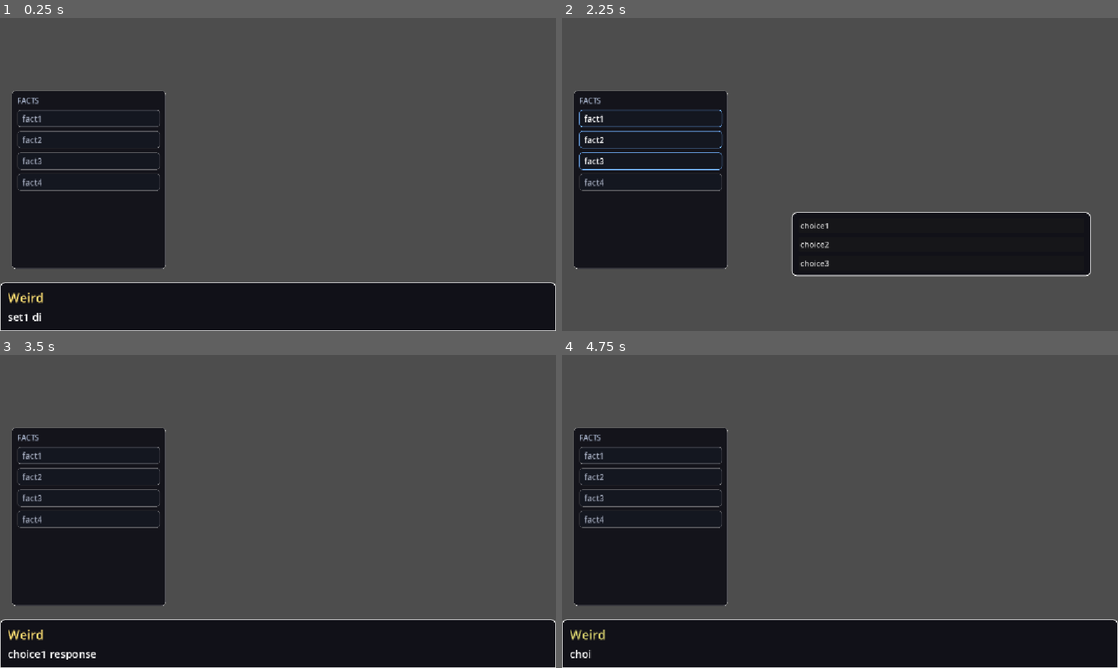
Above: before the commit, frames 1-4 (two rows, left to right).
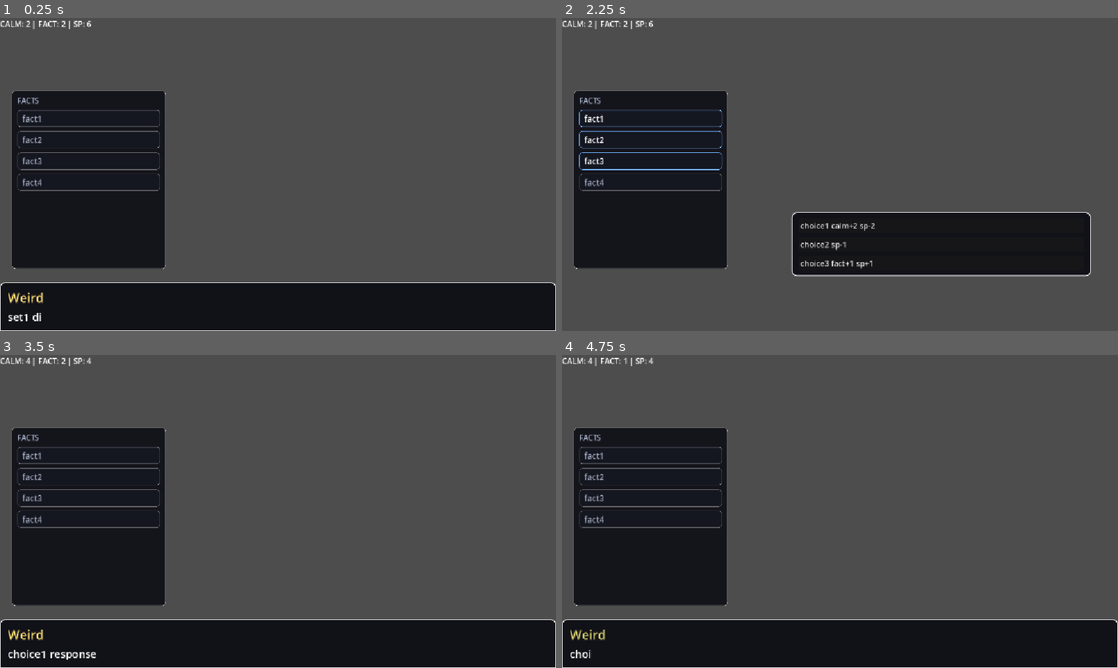
Above: after the commit, the same moments.

Repository: Blulow/octavuss_office
Game: Godot game, scene res://scenes/dialogue_scene_facts.tscn
The game is run twice, just before and just after one commit, with the same random seed, the same clock (stepped at 60 frames per second) and the same inputs. This scene is started directly instead of the project's main scene.
Inputs (mouse positions are in pixels of both pictures, inside the frame that each line leads up to):
- Up to frame 1 (0.25 s): no input
- Up to frame 2 (2.25 s): tap Enter (ui_accept) at 0.5, 0.77, 2 s; move the mouse to (962, 158) at 0.52 s; hold E (interact) 0.53-1.25 s; click (962, 158) at 0.67 s; drag from (728, 190) to (812, 237) at 1.27 s; move the mouse to (895, 105) at 2.02 s; hold E (interact) from 2.03 s (still down); click (895, 105) at 2.17 s
- Up to frame 3 (3.5 s): release E (interact) at 2.75 s; click (378, 561) at 2.75 s, where only the run before the commit has a clickable "choice1"
- Up to frame 4 (4.75 s): tap Enter (ui_accept) at 3.5, 4.25, 4.52 s; drag from (812, 574) to (673, 464) at 3.52 s; move the mouse to (1006, 558) at 4.27 s; hold E (interact) from 4.28 s (still down); click (1006, 558) at 4.42 s

The runs differ from the first frame. In frame 1, 0.2% of the frame differs, in the area x 0-17%, y 0-4%; in frame 2, 0.4%, in the area x 0-57%, y 0-81%; in frame 3, 0.2%; in frame 4, 0.2%.

Commit message:
add: stats change on response

Diff:
--- a/assets/dialog/session1.json
+++ b/assets/dialog/session1.json
@@ -30,57 +30,91 @@
 			{
 				"choices": [
 					{
-						"text": "choice1",
+						"text": "choice1 calm+2 sp-2",
 						"response": {
 							"speaker": "N1",
 							"name": "Weird",
-							"text": "choice1 response"
+							"text": "choice1 response",
+							"effects": {
+								"calm": "+2",
+								"sp": "-2"
+							}
 						}
 					},
 					{
-						"text": "choice2",
+						"text": "choice2 sp-1",
+						"response": {
+							"speaker": "N1",
+							"name": "Weird",
+							"text": "choice2 response",
+							"effects": {
+								"sp": "-1"
+							}
+						},
 						"if": "factcheck",
 						"facts": [
 							{
 								"fact": "fact1",
-								"text": "choice2 with fact1",
+								"text": "choice2 with fact1 calm-1",
 								"response": {
 									"speaker": "N1",
 									"name": "Weird",
-									"text": "choice2 fact1 response"
+									"text": "choice2 fact1 response",
+									"effects": {
+										"calm": "-1"
+									}
 								},
 							},
 							{
 								"fact": "fact2",
-								"text": "choice2 with fact2",
+								"text": "choice2 with fact2 calm+2",
 								"response": {
 									"speaker": "N1",
-									"name": "choice2 fact2 response",
-									"text": "e5"
+									"name": "Weird",
+									"text": "choice2 fact2 response",
+									"effects": {
+										"calm": "+2"
+									}
 								}
 							}
 						]
 					},
 					{
-						"text": "choice3",
+						"text": "choice3 fact+1 sp+1",
+						"response": {
+							"speaker": "N1",
+							"name": "Weird",
+							"text": "choice3 response",
+							"effects": {
+								"fact": "+1",
+								"sp": "+1"
+							}
+						},
 						"if": "factcheck",
 						"facts": [
 							{
 								"fact": "fact1",
-								"text": "choice3 with fact1",
+								"text": "choice3 with fact1 fact+2",
 								"response": {
 									"speaker": "N1",
 									"name": "Weird",
-									"text": "choice3 fact1 response"
+									"text": "choice3 fact1 response",
+									"effects": {
+										"fact": "+2"
+									}
 								},
 							},
 							{
 								"fact": "fact3",
-								"text": "choice3 with fact3",
+								"text": "choice3 with fact3 fact-1 sp+1",
 								"response": {
 									"speaker": "N1",
 									"name": "Weird",
-									"text": "choice3 fact3 response"
+									"text": "choice3 fact3 response",
+									"effects": {
+										"fact": "-1",
+										"sp": "+1"
+									}
 								}
 							}
 						]
@@ -97,33 +131,54 @@
 			{
 				"choices": [
 					{
-						"text": "choice1",
+						"text": "choice1 fact-1",
 						"response": {
 							"speaker": "N1",
 							"name": "Weird",
-							"text": "choice1 response"
+							"text": "choice1 response",
+							"effects": {
+								"fact": "-1"
+							}
 						}
 					},
 					{
-						"text": "choice2",
+						"text": "choice2 calm-2 fact+1 sp+1",
+						"response": {
+							"speaker": "N1",
+							"name": "Weird",
+							"text": "choice2 response",
+							"effects": {
+								"calm": "-2",
+								"fact": "+1",
+								"sp": "+1"
+							}
+						},
 						"if": "factcheck",
 						"facts": [
 							{
 								"fact": "fact3",
-								"text": "choice2 fact3",
+								"text": "choice2 fact3 sp-1",
 								"response": {
 									"speaker": "N1",
 									"name": "Weird",
-									"text": "choice2 fact3 response"
+									"text": "choice2 fact3 response",
+									"effects": {
+										"sp": "-1"
+									}
 								},
 							},
 							{
 								"fact": "fact4",
-								"text": "choice2 fact4",
+								"text": "choice2 fact4 calm+1 fact-1 sp-2",
 								"response": {
 									"speaker": "N1",
 									"name": "Weird",
-									"text": "choice2 fact4 response"
+									"text": "choice2 fact4 response",
+									"effects": {
+										"calm": "+1",
+										"fact": "-1",
+										"sp": "-2"
+									}
 								}
 							}
 						]
--- a/scenes/dialogue_scene_facts.tscn
+++ b/scenes/dialogue_scene_facts.tscn
@@ -53,3 +53,8 @@
 [node name="List" type="VBoxContainer" parent="FactsBox/VBox" unique_id=726815804]
 layout_mode = 2
 theme_override_constants/separation = 8
+
+[node name="StatsLabel" type="Label" parent="." unique_id=1943265462]
+offset_right = 40.0
+offset_bottom = 23.0
+text = "CALM: 2 | FACT: 2 | SP: 6"
--- a/scripts/Player/playerData.gd
+++ b/scripts/Player/playerData.gd
@@ -1,6 +1,5 @@
 # player_data.gd
 extends Node
-class_name Stats
 
 signal money_changed(new_amount: int)
 signal fact_added(new_fact: fact)
--- a/scripts/dialogue_scene.gd
+++ b/scripts/dialogue_scene.gd
@@ -93,3 +93,12 @@
 
 func _show_message(msg: Dictionary) -> void:
 	box.show_line(msg, _vars)
+
+	if not msg.has("effects"): return
+
+	var effects: Dictionary = msg.get("effects")
+	PlayerData.stats.calm += effects.get("calm", "0").to_int()
+	PlayerData.stats.fact += effects.get("fact", "0").to_int()
+	PlayerData.stats.sp += effects.get("sp", "0").to_int()
+
+	$StatsLabel.text = "CALM: %d | FACT: %d | SP: %d" % [PlayerData.stats.calm, PlayerData.stats.fact, PlayerData.stats.sp]
--- a/scripts/dialogue_scene_facts.gd
+++ b/scripts/dialogue_scene_facts.gd
@@ -5,7 +5,6 @@
 var _facts: Array = []
 var _unlocked: Dictionary = {}
 var _current_options: Array = []
-
 
 func _ready() -> void:
 	super()
